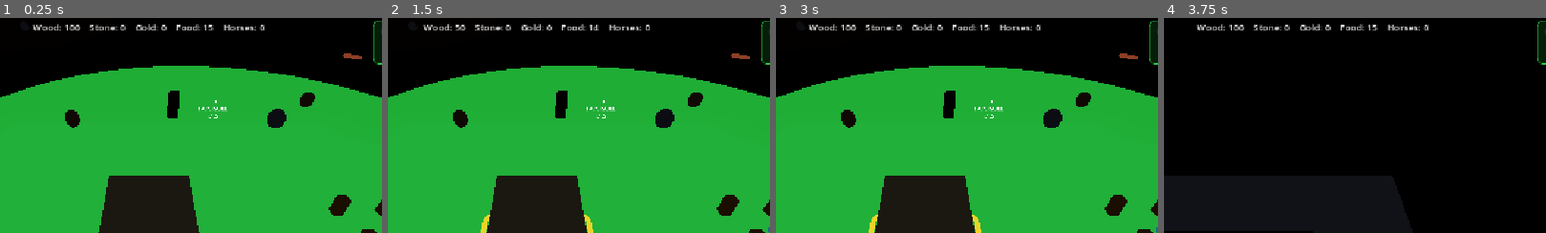
Above: before the commit, frames 1-4 (left to right).
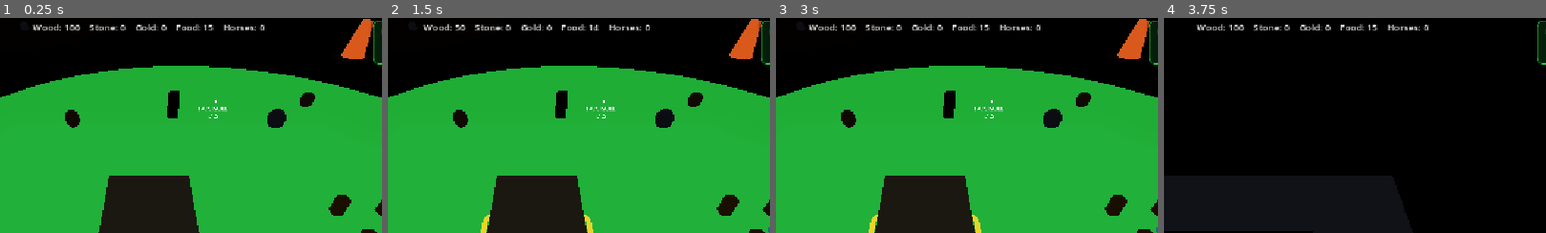
Above: after the commit, the same moments.

Repository: Ferrum-t/RTS-Game
Game: Godot game, scene res://Scenes/World/World.tscn
Same seed, same stepped clock (60 frames per second), same inputs: the game is played once before the commit and once after it.
Inputs (mouse positions are % of the whole screen's width and height, from its top left):
- Up to frame 1 (0.25 s): no input
- Up to frame 2 (1.5 s): click "TC" at 0.5 s; click "Worker (50W+1F)" at 1.25 s
- Up to frame 3 (3 s): click "Pack" at 2 s; click "Cancel last" at 2.75 s
- Up to frame 4 (3.75 s): drag from (8, 85) to (60, 28) at 3.52 s
The pictures show only the part of the screen within x 30-80%, y 0-50%; the shares and areas given below are measured in that part.

The runs differ from the first frame. In frame 1, 0.9% of the frame differs, in the area x 89-98%, y 0-20%; in frame 2, 0.9%; in frame 3, 0.9%; in frame 4, nothing differs.

Commit message:
M30 fix: explicit setup_kind + taller visible markers

Diff:
--- a/Scripts/WorldObjects/NeutralCamp.gd
+++ b/Scripts/WorldObjects/NeutralCamp.gd
@@ -3,34 +3,40 @@
 class_name NeutralCamp
 
 ## M27/M30 — Static creep camp.
-## MELEE: 4 Creeps, 80W+40S + HP buff
-## ARCHER: 3 CreepArchers, 120W+60S + dmg buff
+## MELEE: 4 Creeps, 80W+40S + HP buff on Temirbat
+## ARCHER: 3 CreepArchers, 120W+60S + dmg buff on Temirbat
 
 enum CampKind { MELEE, ARCHER }
 
-@export var camp_kind: CampKind = CampKind.MELEE
-@export var creep_scene: PackedScene
-@export var creep_count: int = 4
-@export var reward_wood: int = 80
-@export var reward_stone: int = 40
-@export var spawn_radius: float = 3.5
+var camp_kind: CampKind = CampKind.MELEE
+var creep_scene: PackedScene
+var creep_count: int = 4
+var reward_wood: int = 80
+var reward_stone: int = 40
+var spawn_radius: float = 3.5
 
 var _creeps: Array = []
 var _cleared: bool = false
 var _reward_team: int = 0
+var _configured: bool = false
 
 
 func _ready() -> void:
 	add_to_group("NeutralCamp")
+	# If World already called setup_kind, spawn now; else wait one frame.
+	if _configured:
+		_finish_setup()
+	else:
+		call_deferred("_finish_setup")
+
+
+## Called by World before/after add_child. kind: 0=MELEE, 1=ARCHER
+func setup_kind(kind: int) -> void:
+	camp_kind = CampKind.ARCHER if kind == 1 else CampKind.MELEE
+	_configured = true
 	_apply_kind_defaults()
-	if creep_scene == null:
-		if camp_kind == CampKind.ARCHER:
-			creep_scene = load("res://Scenes/Units/creep_archer.tscn") as PackedScene
-		else:
-			creep_scene = load("res://Scenes/Units/creep.tscn") as PackedScene
-	call_deferred("_spawn_creeps")
-	_setup_marker()
-	print("NeutralCamp kind=", CampKind.keys()[camp_kind], " at ", global_position)
+	if is_inside_tree() and _creeps.is_empty() and not _cleared:
+		_finish_setup()
 
 
 func _apply_kind_defaults() -> void:
@@ -40,29 +46,66 @@
 			reward_wood = 120
 			reward_stone = 60
 			spawn_radius = 4.0
+			if creep_scene == null:
+				creep_scene = load("res://Scenes/Units/creep_archer.tscn") as PackedScene
 		_:
 			creep_count = 4
 			reward_wood = 80
 			reward_stone = 40
 			spawn_radius = 3.5
+			if creep_scene == null:
+				creep_scene = load("res://Scenes/Units/creep.tscn") as PackedScene
+
+
+func _finish_setup() -> void:
+	if not _configured:
+		_apply_kind_defaults()
+		_configured = true
+	if has_node("CampMarker"):
+		return  # already set up
+	_setup_marker()
+	_spawn_creeps()
+	print("[M30] NeutralCamp READY kind=", CampKind.keys()[camp_kind],
+		" pos=", global_position, " creeps=", creep_count)
 
 
 func _setup_marker() -> void:
 	var mesh := MeshInstance3D.new()
+	mesh.name = "CampMarker"
 	var cyl := CylinderMesh.new()
-	cyl.top_radius = 1.2
-	cyl.bottom_radius = 1.2
-	cyl.height = 0.15
+	# Tall pillar so camera spots it easily
+	cyl.top_radius = 0.6
+	cyl.bottom_radius = 1.4
+	cyl.height = 4.0
 	mesh.mesh = cyl
 	var mat := StandardMaterial3D.new()
+	mat.shading_mode = BaseMaterial3D.SHADING_MODE_UNSHADED
+	mat.emission_enabled = true
 	if camp_kind == CampKind.ARCHER:
-		mat.albedo_color = Color(0.2, 0.35, 0.65, 0.9)
+		mat.albedo_color = Color(0.25, 0.45, 0.95, 1.0)
+		mat.emission = Color(0.2, 0.4, 1.0)
+		mat.emission_energy_multiplier = 2.0
 	else:
-		mat.albedo_color = Color(0.55, 0.25, 0.15, 0.9)
-	mat.shading_mode = BaseMaterial3D.SHADING_MODE_UNSHADED
+		mat.albedo_color = Color(0.85, 0.35, 0.12, 1.0)
+		mat.emission = Color(0.9, 0.3, 0.05)
+		mat.emission_energy_multiplier = 2.0
 	mesh.material_override = mat
-	mesh.position = Vector3(0.0, 0.08, 0.0)
+	mesh.position = Vector3(0.0, 2.0, 0.0)
 	add_child(mesh)
+	# Ground disc
+	var disc := MeshInstance3D.new()
+	var dmesh := CylinderMesh.new()
+	dmesh.top_radius = 2.5
+	dmesh.bottom_radius = 2.5
+	dmesh.height = 0.12
+	disc.mesh = dmesh
+	var dmat := StandardMaterial3D.new()
+	dmat.shading_mode = BaseMaterial3D.SHADING_MODE_UNSHADED
+	dmat.albedo_color = mat.albedo_color
+	dmat.albedo_color.a = 0.7
+	disc.material_override = dmat
+	disc.position = Vector3(0.0, 0.06, 0.0)
+	add_child(disc)
 
 
 func note_attacker_team(team: int) -> void:
@@ -72,7 +115,7 @@
 
 func _spawn_creeps() -> void:
 	if creep_scene == null:
-		push_error("NeutralCamp: creep_scene null")
+		push_error("NeutralCamp: creep_scene null kind=", camp_kind)
 		return
 	for i in creep_count:
 		var angle: float = TAU * float(i) / float(creep_count)
@@ -81,14 +124,17 @@
 		if c == null:
 			continue
 		c.name = ("CreepArcher_%d" if camp_kind == CampKind.ARCHER else "Creep_%d") % i
-		get_tree().current_scene.add_child(c)
+		var parent: Node = get_tree().current_scene
+		if parent == null:
+			parent = self
+		parent.add_child(c)
 		c.global_position = global_position + offset
 		if c is Creep:
 			var creep: Creep = c as Creep
 			creep.owning_camp = self
 			_creeps.append(creep)
 			creep.tree_exiting.connect(_on_creep_exiting.bind(creep))
-	print("NeutralCamp spawned ", _creeps.size(), " creeps kind=", CampKind.keys()[camp_kind])
+	print("[M30] spawned ", _creeps.size(), " creeps kind=", CampKind.keys()[camp_kind])
 
 
 func _on_creep_exiting(creep: Creep) -> void:
@@ -106,7 +152,7 @@
 	if rm:
 		rm.add_wood(reward_wood, team)
 		rm.add_stone(reward_stone, team)
-	print("NeutralCamp CLEARED kind=", CampKind.keys()[camp_kind],
+	print("[M30] CAMP CLEARED kind=", CampKind.keys()[camp_kind],
 		" → +", reward_wood, "W +", reward_stone, "S team=", team)
 
 	for n in get_tree().get_nodes_in_group("Hero"):
